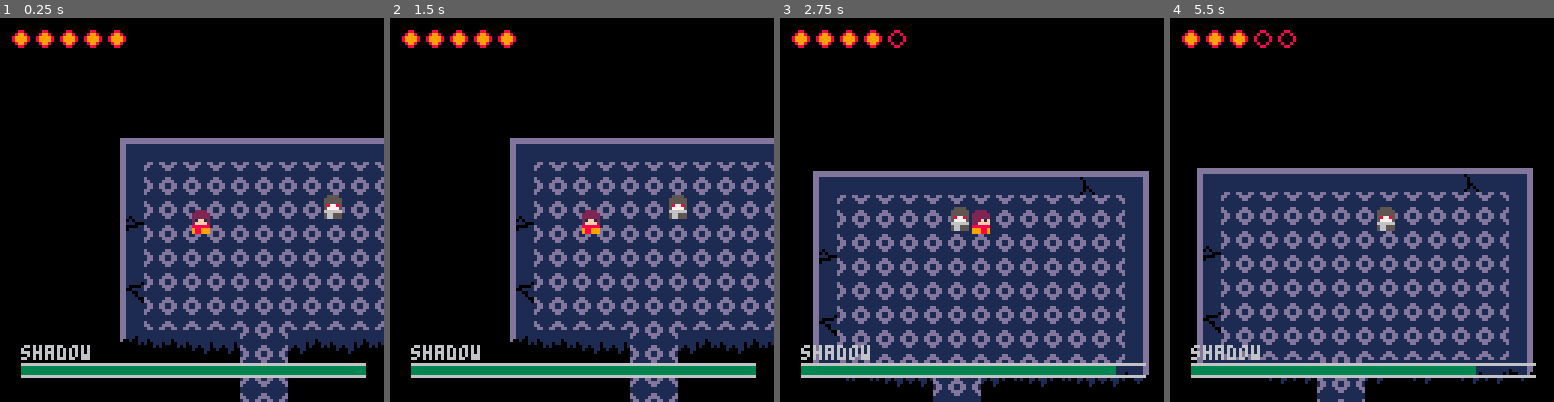
Above: before the commit, frames 1-4 (left to right).
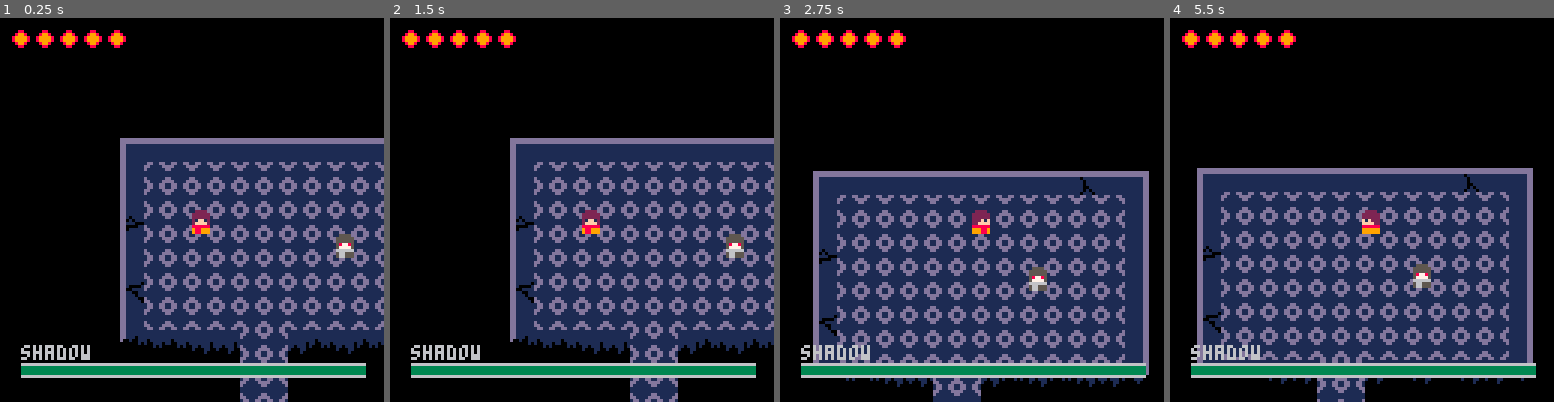
Above: after the commit, the same moments.

Repository: bombadil444/pico-realms
Game: PICO-8 cartridge realms.p8
The game is run twice, just before and just after one commit, with the same random seed, the same clock (stepped at 60 frames per second) and the same inputs.
Inputs:
- Up to frame 1 (0.25 s): no input
- Up to frame 2 (1.5 s): tap X (X key) at 0.33, 1.07 s
- Up to frame 3 (2.75 s): hold Right 1.6-2.1 s; tap X (X key) at 1.85 s; hold Up 2.15-2.42 s; hold Right from 2.47 s (still down)
- Up to frame 4 (5.5 s): tap X (X key) at 2.97, 4.08, 5.2 s; release Right at 3.03 s; hold Left 3.08-3.58 s; hold Down 3.63-3.97 s; hold Right 4.02-4.68 s; hold Up 4.73-5.03 s; hold Left from 5.08 s (still down)

The runs differ from the first frame. In frame 1, 0.6% of the frame differs, in the area x 84-93%, y 46-63%; in frame 2, 0.6%; in frame 3, 0.8%; in frame 4, 1.3%, in the area x 22-96%, y 3-93%.

Commit message:
improved collision code

Diff:
--- a/realms.p8
+++ b/realms.p8
@@ -89,7 +89,7 @@
     camera(player.x - 64, player.y - 64)
     map(0,0)
 
-    if player.y >= enemy.y + enemy.height * tile_size / 2 then
+    if player.y >= enemy.y + enemy.height / 2 then
         enemy.draw()
         player.draw()
     else
@@ -103,7 +103,7 @@
 
 function init_objects()
     player = new_player(19, 7)
-    enemy = new_enemy('shadow', 25, 6)
+    enemy = new_enemy('shadow', 25, 8)
 end
 
 function draw_hud(p, e)
@@ -142,7 +142,8 @@
 
         dead = false,
         invin = false,
-        anim_lock = false
+        anim_lock = false,
+        attacking = false
     }
 
     function o.set_anim(self, anim, lock)
@@ -153,6 +154,50 @@
         end
     end
 
+    function o.collisions(self, attacker)
+        local ax = attacker.x
+        local ay = attacker.y
+
+        local sx = self.x
+        local sy = self.y
+        local sw = self.width
+        local sh = self.height
+
+        if attacker.attacking then
+            if attacker.facing == 'left' then
+                if ax >= sx and
+                   ax <= sx + attacker.width * 2 and
+                   ay <= sy + sh and
+                   ay >= sy - sh then
+                    return true
+                end
+            elseif attacker.facing == 'right' then
+                if ax <= sx and
+                   ax >= sx - attacker.width * 2 and
+                   ay <= sy + sh and
+                   ay >= sy - sh then
+                    return true
+                end
+            elseif attacker.facing == 'up' then
+                if ax <= sx + sw and
+                   ax >= sx - sw and
+                   ay >= sy and
+                   ay <= sy + attacker.height * 2 then
+                    return true
+                end
+            elseif attacker.facing == 'down' then
+                if ax <= sx + sw and
+                   ax >= sx - sw and
+                   ay <= sy and
+                   ay >= sy - attacker.height * 2 then
+                    return true
+                end
+            end
+        end
+
+        return false
+    end
+
     return o
 end
 
@@ -169,14 +214,13 @@
 
     p.moving = false
     p.visible = true
-    p.attacking = false
 
     function p.update()
         if time() - p.invin_start_time > p.invin_duration then
             p.invin = false
         end
         p.move()
-        p.collisions()
+        p.check_collisions()
         p.anim.update()
 
         if p.anim.done then
@@ -251,9 +295,15 @@
         p.dy = 0
     end
 
-    function p.collisions()
+    function p.check_collisions()
         local damage_tile = tile_type_area(p.x, p.y, p.width, p.height, 1)
         if damage_tile and not p.invin and not enemy.dead then
+            p.take_damage()
+        end
+
+        local damage = p:collisions(enemy)
+
+        if damage and not p.invin then
             p.take_damage()
         end
     end
@@ -297,22 +347,23 @@
 end
 
 function init_enemy(x, y, width, height, speed, type)
-    local e = init_object(x, y, width, height, speed, 115)
+    local e = init_object(x, y, width * tile_size, height * tile_size, speed, 115)
 
     e.type = type
     e.anim = anims[e.type..'_'..e.facing]
     e.anim_lock = false
-    e.hurt_on_touch = true
+    e.hurt_on_touch = false
 
     function e.update()
         if not e.dead then
-            e.move()
-            e.collisions()
+            -- e.move()
+            e.check_collisions()
             e.attack()
             e.anim.update()
 
             if e.anim.done then
                 e.anim_lock = false
+                e.attacking = false
                 e:set_anim(anims[e.type..'_'..e.facing])
             end
         end
@@ -324,36 +375,8 @@
         end
     end
 
-    function e.collisions()
-        local damage = false
-        local p = player
-
-        if p.attacking then
-            local start_x = e.x + e.width * tile_size
-            local end_y = e.y + e.height * tile_size
-            if p.facing == 'left' then
-                if p.x >= start_x - p.width and
-                   p.x <= start_x + tile_size - p.width / 1.5 and
-                   p.y >= e.y and
-                   p.y <= end_y + tile_size - p.height then
-                    damage = true
-                end
-            elseif p.facing == 'right' then
-                if p.x <= e.x + p.width / 1.5 and
-                   p.x >= e.x - tile_size - p.width / 1.5 and
-                   p.y >= e.y and
-                   p.y <= end_y + tile_size - p.height then
-                    damage = true
-                end
-            elseif p.facing == 'up' then
-                if p.x <= e.x + p.width and
-                   p.x >= e.x - tile_size - p.width and
-                   p.y >= e.y and
-                   p.y <= end_y + tile_size - p.height / 2 then
-                    damage = true
-                end
-            end
-        end
+    function e.check_collisions()
+        local damage = e:collisions(player)
 
         if damage and not e.invin then
             e.take_damage()
@@ -374,9 +397,9 @@
             e.dx = -1
         end
 
-        if py > ey + e.height * tile_size / 2 then
+        if py > ey + e.height / 2 then
             e.dy = 1
-        elseif py < ey + e.height * tile_size / 2 then
+        elseif py < ey + e.height / 2 then
             e.dy = -1
         end
 
@@ -399,6 +422,7 @@
         if e.type == 'shadow' then
             if round(e.x, 0) == round(p.x, 0) and e.y < p.y and e.y > p.y - 10 then
                 e:set_anim(anims[e.type..'_attack_'..e.facing], true)
+                e.attacking = true
             end
         end
     end
@@ -519,8 +543,8 @@
 function get_tile_type(x,y,tile_type)
     if tile_type == 1 and enemy.hurt_on_touch then
         local e = enemy
-        if x >= e.x and x <= e.x + (e.width * tile_size) and
-           y >= e.y and y <= e.y + (e.height * tile_size * 0.6) then
+        if x >= e.x and x <= e.x + e.width and
+           y >= e.y and y <= e.y + e.height then
             return true
         end
     else
@@ -634,7 +658,7 @@
 00000000000000000000000000000000000000000000000000000000000000000000000000000000000000000000000000000000000000000000000000000000
 00000000000000000000000000000000000000000000000055550055000000000000000000000000000000000000000000000000000000000000000000000000
 __gff__
-0100010101010101010000000000000000000100010101010100000000000000000000000000010000000000000000010000000000010202010101010101010100000000000000000000000000000000000000000000000000000000000000000000000000000000000000000000000000000000000000000000000000000000
+0100010101010101010000000000000000000100010101010100000000000000000000000000010000000000000000010000000000010202010101010101010100000000000000000000000000000000000002020202000000000000000000000000000000000000000000000000000000000000000000000000000000000000
 0000000000000000000000000000000000000000000000000000000000000000000000000000000000000000000000000000000000000000000000000000000000000000000000000000000000000000000000000000000000000000000000000000000000000000000000000000000000000000000000000000000000000000
 __map__
 0000000000000000000000000000000000000000000000000000000000000000000000000000000000000000000000000000000000000000005800000000000000003300000031000000000000000000000000000000000000000000000000000000000000000000000000000000000000000000000000000000000000000000
